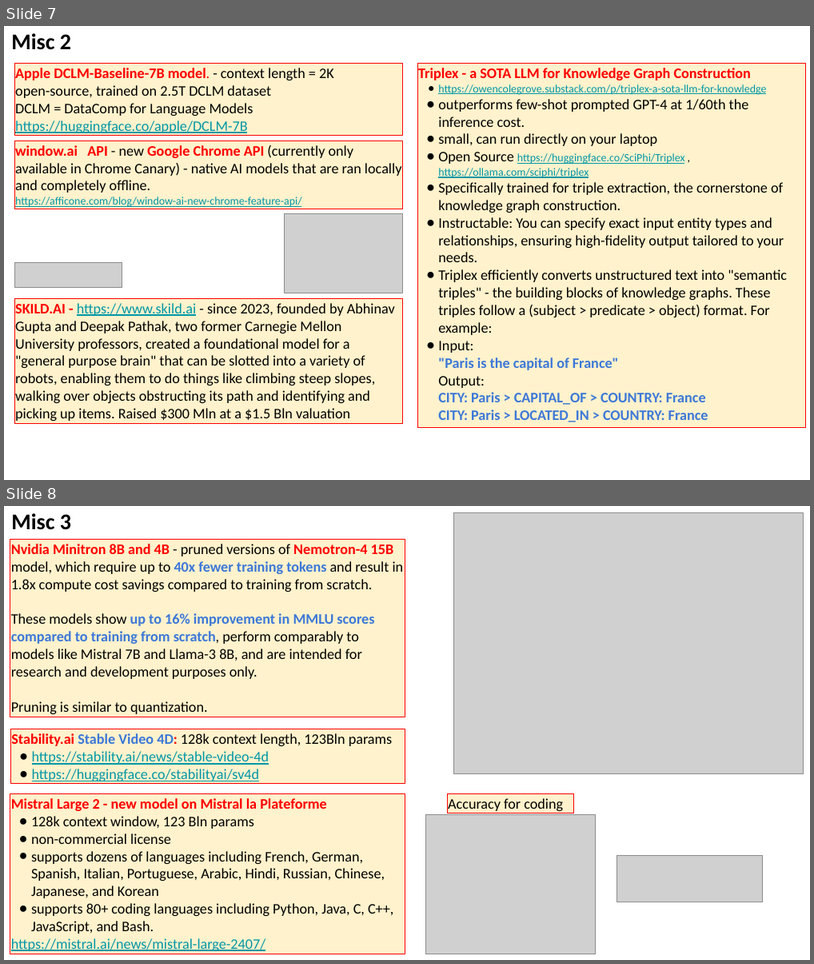
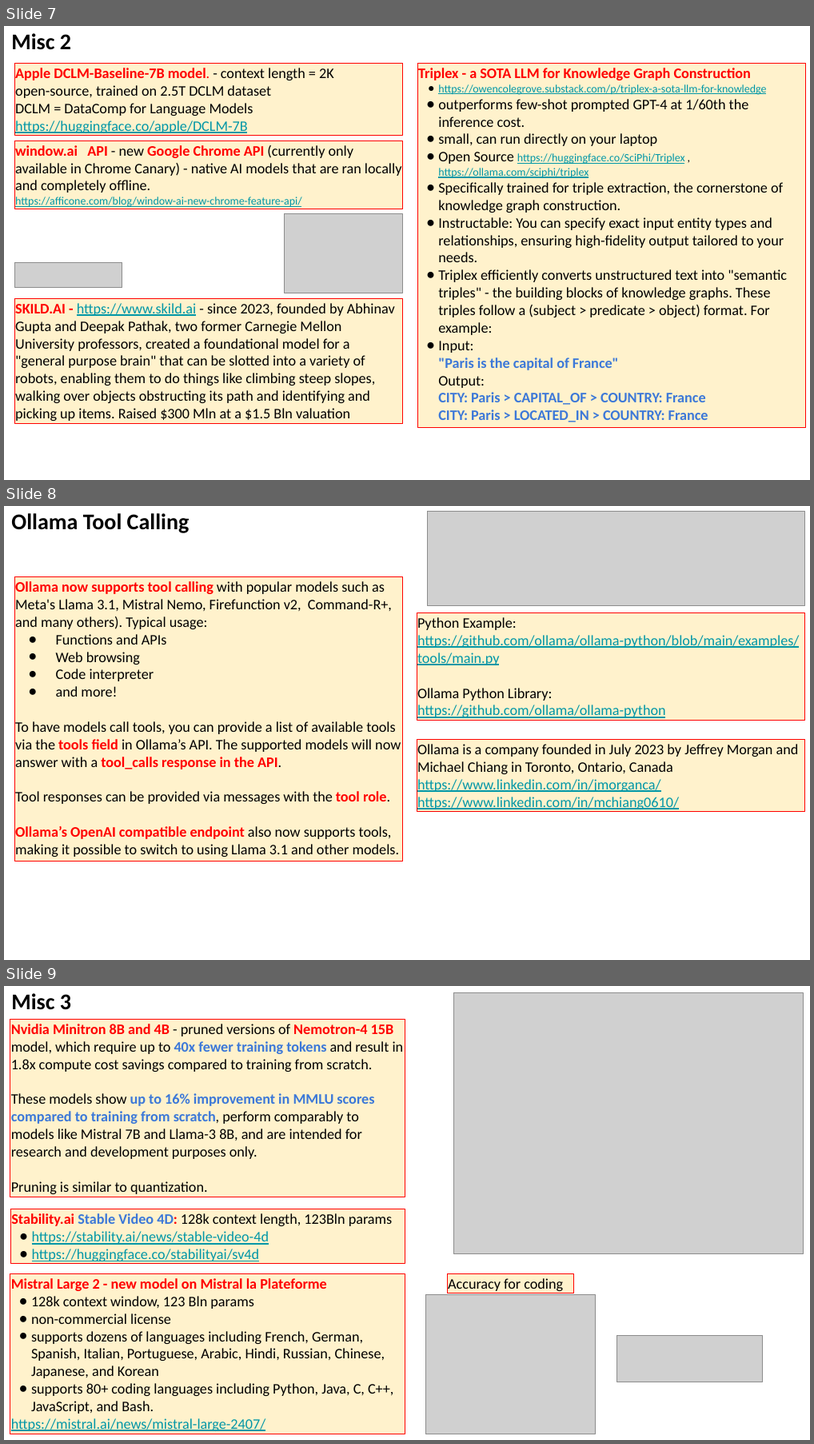
Before and after one commit to lselector/seminar, a slide deck: 2024/2024-07-26-AI-Updates.pptx. Shown one above the other, each under a label of ours: slides 7 and 8 before the commit, slides 7, 8 and 9 after it. The pictures are 814x964 and 814x1444 pixels, drawn with LibreOffice and Linux fonts; fonts in the diff are those of the drawing; grey boxes stand for pictures. Boxes give left, top, right and bottom in pixels: in the first picture for what was removed or moved away, otherwise in the second. Text is boxed around its words. In the diff, an @@ line names an element or a change of style, - is before the commit and + after.

```diff
--- a/2024/2024-07-26-AI-Updates.pptx
+++ b/2024/2024-07-26-AI-Updates.pptx
@@ slide 8 added at (x1=4, y1=506, x2=810, y2=960), background #FFFFFF @@
@@ text added at (x1=11, y1=513, x2=190, y2=533), 20 pt, text #000000, bold @@
+Ollama Tool Calling
@@ picture added at (x1=427, y1=512, x2=805, y2=606) @@
@@ rectangle added at (x1=14, y1=577, x2=402, y2=861), fill #FFF2CC, outline #FF0000 0.75 pt, 13 pt, text #000000 @@
+Ollama now supports tool calling with popular models such as Meta's Llama 3.1, Mistral Nemo, Firefunction v2, Command-R+, and many others). Typical usage:
+● Functions and APIs
+● Web browsing
+● Code interpreter
+● and more!
+To have models call tools, you can provide a list of available tools via the tools field in Ollama’s API. The supported models will now answer with a tool_calls response in the API.
+Tool responses can be provided via messages with the tool role.
+Ollama’s OpenAI compatible endpoint also now supports tools, making it possible to switch to using Llama 3.1 and other models.
@@ rectangle added at (x1=417, y1=612, x2=805, y2=720), fill #FFF2CC, outline #FF0000 0.75 pt, 13 pt, text #0097A7, underline @@
+Python Example:
+https://github.com/ollama/ollama-python/blob/main/examples/tools/main.py
+Ollama Python Library:
+https://github.com/ollama/ollama-python
@@ rectangle added at (x1=417, y1=739, x2=805, y2=812), fill #FFF2CC, outline #FF0000 0.75 pt, 13 pt, text #000000 @@
+Ollama is a company founded in July 2023 by Jeffrey Morgan and Michael Chiang in Toronto, Ontario, Canada
+https://www.linkedin.com/in/jmorganca/
+https://www.linkedin.com/in/mchiang0610/
@@ what was slide 8 is now slide 9 @@
```
Also in this commit, not shown: 5 slides changed.
